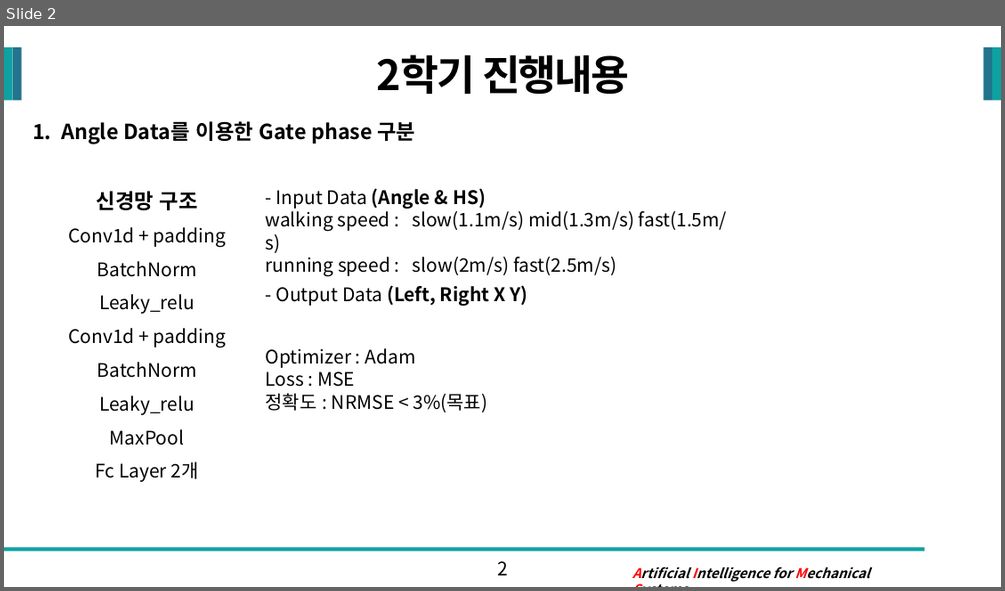
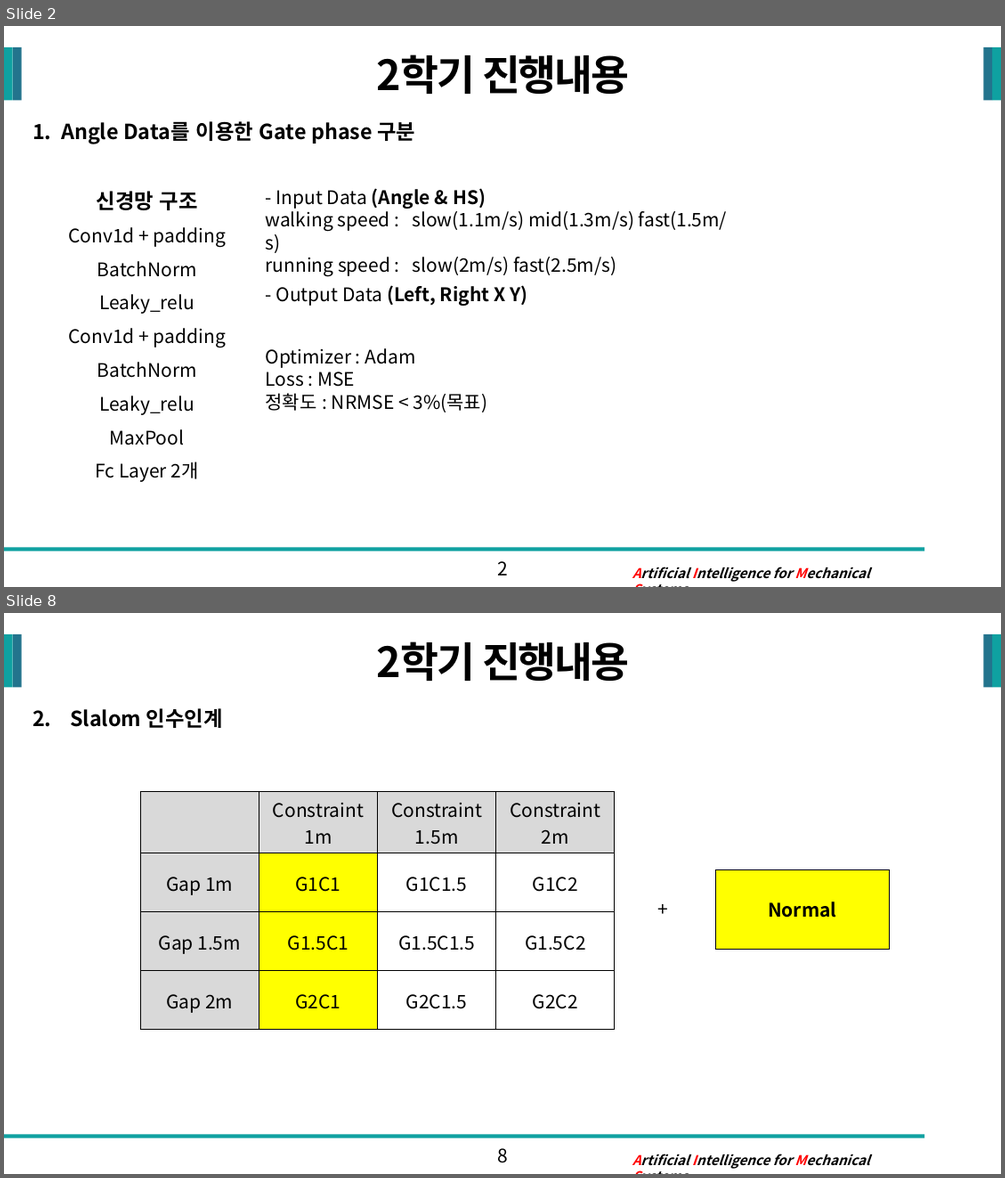
Before and after one commit to yeonghokim/AIMS_AI, a slide deck: 문서/보행팀/산림청 미팅 20221229.pptx. Shown one above the other, each under a label of ours: slide 2 before the commit, slides 2 and 8 after it; the slides between them are not shown. The pictures are 1005x591 and 1005x1178 pixels, drawn with LibreOffice and Linux fonts; fonts in the diff are those of the drawing; background and template pictures are left out. Boxes give left, top, right and bottom in pixels: in the first picture for what was removed or moved away, otherwise in the second. Text is boxed around its words. In the diff, an @@ line names an element or a change of style, - is before the commit and + after.

```diff
--- a/문서/보행팀/산림청 미팅 20221229.pptx
+++ b/문서/보행팀/산림청 미팅 20221229.pptx
@@ slide 8 added at [4,613,1001,1174], background #FFFFFF; not listed: 6 template elements that a slide beside it also shows @@
@@ title added at [376,641,629,681], 40 pt, text #000000, bold @@
+2학기 진행내용
@@ text added at [70,708,223,728], 20 pt, text #000000, bold @@
+2. Slalom 인수인계
@@ table added at [140,792,615,1027], 4 rows, 4 columns @@
+ | Constraint / 1m | Constraint / 1.5m | Constraint / 2m
+Gap 1m | G1C1 | G1C1.5 | G1C2
+Gap 1.5m | G1.5C1 | G1.5C1.5 | G1.5C2
+Gap 2m | G2C1 | G2C1.5 | G2C2
@@ table added at [715,869,889,949], 1 rows, 1 columns @@
+Normal
@@ text added at [651,894,680,925], 18 pt, text #000000 @@
++
@@ page number added at [497,1148,508,1163], 18 pt, text #000000 @@
+8
```
Also in this commit, not shown: 1 slide changed, 4 other slides added, 5 slides removed, 7 other files.
